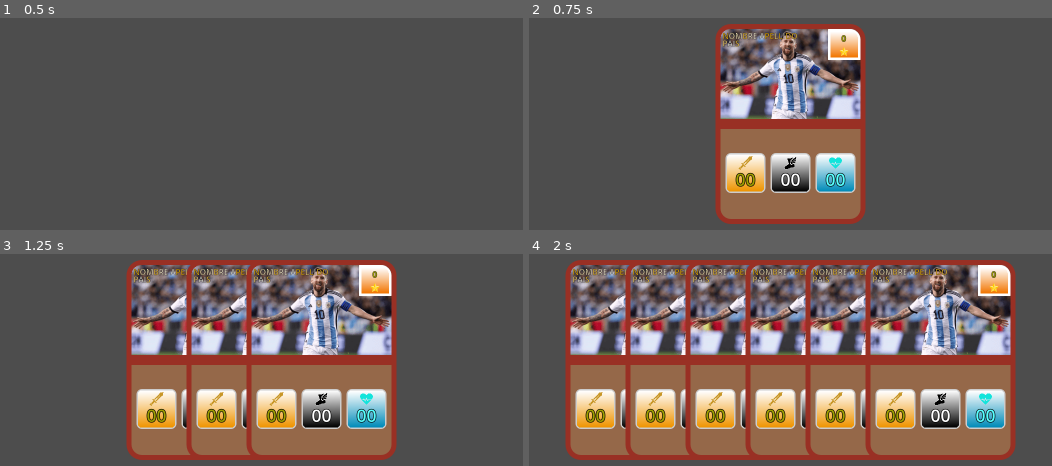
Above: before the commit, frames 1-4 (two rows, left to right).
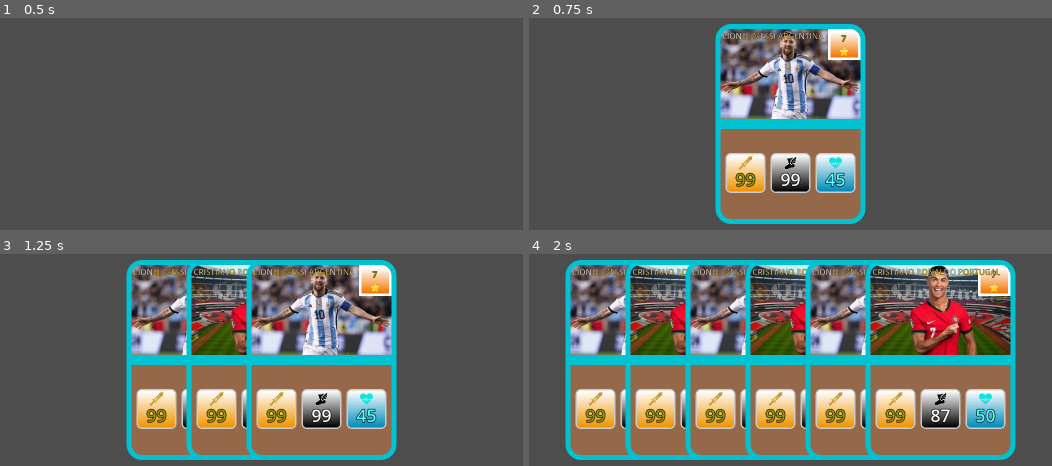
Above: after the commit, the same moments.

Repository: albanofazzito/Garayzar_Fazzito-Offside
Game: Godot game, scene res://Escenas/ManoDeCartas.tscn
Two runs of this game, one before a commit and one after it. Both use one fixed random seed, a clock stepped at 60 frames per second and the inputs below. This scene is started directly instead of the project's main scene.
Inputs:
- Up to frame 1 (0.5 s): no input
- Up to frame 2 (0.75 s): tap Enter at 0.5 s; tap Space at 0.6 s
- Up to frame 3 (1.25 s): tap Space at 0.77, 1.07 s
- Up to frame 4 (2 s): tap Space at 1.35, 1.52, 1.82 s

Frame 1 is identical in both runs. In frame 2, 5.4% of the frame differs, in the area x 35-65%, y 2-98%; in frame 3, 14%; in frame 4, 35%, in the area x 6-94%, y 2-98%.

Commit message:
Se añadio sistema de maso
Se añadio sistema de robar carta (prototipo)

Se añadio aprte de atras de carta (no fucional)

Diff:
--- a/offside/Escenas/Carta.tscn
+++ b/offside/Escenas/Carta.tscn
@@ -9,6 +9,8 @@
 [ext_resource type="Texture2D" uid="uid://do3w1fnkdcl2h" path="res://Sprites/Iconos/ataque-icon.png" id="5_tlt12"]
 [ext_resource type="Texture2D" uid="uid://6ypxqd7qx4or" path="res://Sprites/Iconos/velocidad-icon.png" id="6_u7gos"]
 [ext_resource type="Texture2D" uid="uid://rpqrohrpk3an" path="res://Sprites/Iconos/vida-icon.png" id="8_66sx7"]
+[ext_resource type="Shader" uid="uid://bmutbe1431b18" path="res://Escenas/CartaAtras.gdshader" id="10_b4dmy"]
+[ext_resource type="Texture2D" uid="uid://n3ew0v06rbao" path="res://Sprites/Paises/Argentina/Bandera/banderaArgentina.png" id="11_76m3i"]
 
 [sub_resource type="StyleBoxFlat" id="StyleBoxFlat_lrvte"]
 bg_color = Color(0.58321434, 0.40778616, 0.28473654, 1)
@@ -56,7 +58,7 @@
 shader_parameter/color_fin = Color(1, 1, 1, 1)
 
 [sub_resource type="StyleBoxFlat" id="StyleBoxFlat_66sx7"]
-bg_color = Color(0.95462483, 0.5308274, 0, 1)
+bg_color = Color(1, 0.7680485, 0.5867606, 1)
 border_width_left = 3
 border_width_top = 3
 border_width_right = 3
@@ -118,7 +120,12 @@
 fill_from = Vector2(0.53276354, 1)
 fill_to = Vector2(0.5099715, 0)
 
+[sub_resource type="ShaderMaterial" id="ShaderMaterial_yjb5q"]
+shader = ExtResource("10_b4dmy")
+shader_parameter/radio = 0.1
+
 [node name="Carta" type="Node2D" unique_id=1589700394]
+script = ExtResource("1_jopjk")
 
 [node name="Base" type="Panel" parent="." unique_id=57122258]
 anchors_preset = 8
@@ -133,7 +140,6 @@
 grow_horizontal = 2
 grow_vertical = 2
 theme_override_styles/panel = SubResource("StyleBoxFlat_lrvte")
-script = ExtResource("1_jopjk")
 
 [node name="Jugador" type="TextureRect" parent="Base" unique_id=238729905]
 material = SubResource("ShaderMaterial_mlirv")
@@ -378,3 +384,72 @@
 position = Vector2(40, 20)
 scale = Vector2(0.05, 0.05)
 texture = ExtResource("8_66sx7")
+
+[node name="BaseAtras" type="Panel" parent="." unique_id=1511881076]
+visible = false
+anchors_preset = 8
+anchor_left = 0.5
+anchor_top = 0.5
+anchor_right = 0.5
+anchor_bottom = 0.5
+offset_left = -150.0
+offset_top = -200.0
+offset_right = 150.0
+offset_bottom = 200.0
+grow_horizontal = 2
+grow_vertical = 2
+theme_override_styles/panel = SubResource("StyleBoxFlat_lrvte")
+
+[node name="Bandera" type="TextureRect" parent="BaseAtras" unique_id=2123071073]
+material = SubResource("ShaderMaterial_yjb5q")
+layout_mode = 1
+anchors_preset = -1
+anchor_right = 1.0
+anchor_bottom = 1.0
+offset_left = 10.0
+offset_top = 10.0
+offset_right = -10.0
+offset_bottom = -10.0
+texture = ExtResource("11_76m3i")
+expand_mode = 1
+stretch_mode = 1
+
+[node name="CajaEfecto" type="Panel" parent="BaseAtras" unique_id=1426963443]
+custom_minimum_size = Vector2(80, 80)
+layout_direction = 2
+layout_mode = 1
+anchors_preset = 7
+anchor_left = 0.5
+anchor_top = 1.0
+anchor_right = 0.5
+anchor_bottom = 1.0
+offset_left = -102.5
+offset_top = -164.0
+offset_right = 102.5
+offset_bottom = -40.0
+grow_horizontal = 2
+grow_vertical = 0
+size_flags_horizontal = 0
+size_flags_vertical = 4
+theme_override_styles/panel = SubResource("StyleBoxFlat_66sx7")
+
+[node name="Efecto" type="Label" parent="BaseAtras/CajaEfecto" unique_id=1801955924]
+layout_mode = 1
+anchors_preset = 8
+anchor_left = 0.5
+anchor_top = 0.5
+anchor_right = 0.5
+anchor_bottom = 0.5
+offset_left = -42.5
+offset_top = -51.5
+offset_right = 42.5
+offset_bottom = -2.5
+grow_horizontal = 2
+grow_vertical = 2
+theme_override_colors/font_color = Color(1, 0.72655636, 0.52120495, 1)
+theme_override_colors/font_outline_color = Color(0, 0, 0, 1)
+theme_override_constants/outline_size = 5
+theme_override_font_sizes/font_size = 15
+text = "Descripcion"
+horizontal_alignment = 1
+vertical_alignment = 1
--- /dev/null
+++ b/offside/Escenas/CartaAtras.gdshader
@@ -0,0 +1,14 @@
+shader_type canvas_item;
+
+uniform float radio: hint_range(0.0, 0.5) = 0.06;
+
+void fragment() {
+	vec2 uv = UV - 0.5;
+	vec2 size = vec2(0.5 - radio);
+	vec2 d = abs(uv) - size;
+	float dist = length(max(d, 0.0)) - radio;
+	if (dist > 0.0) {
+		discard;
+	}
+	COLOR = texture(TEXTURE, UV);
+}
--- a/offside/Scripts/Carta.gd
+++ b/offside/Scripts/Carta.gd
@@ -1,4 +1,6 @@
-extends Panel
+class_name Carta
+extends Node2D
+
 
 var COLORES_CALIDAD = {
 	JugadorData.Calidad.BRONCE: Color("#993024"),
@@ -14,17 +16,19 @@
 			actualizar_carta()
 
 func actualizar_carta():
-	$Jugador.texture = datos.foto
-	$InfoJugador.text = datos.info
-	$InfoJugadorBorde.text = datos.info
-	$RecipienteEstrellas/Coste.text = datos.estrellas
-	$Stats/CajaAtaque/NumeroAtaque.text = datos.stat_ataque
-	$Stats/CajaVelocidad/NumeroVelocidad.text = datos.stat_velocidad
-	$Stats/CajaDefensa/NumeroDefensa.text = datos.stat_vida
+	$Base/Jugador.texture = datos.foto
+	$Base/InfoJugador.text = datos.info
+	$Base/InfoJugadorBorde.text = datos.info
+	$Base/Stats/CajaAtaque/NumeroAtaque.text = str(datos.stat_ataque)
+	$Base/Stats/CajaVelocidad/NumeroVelocidad.text = str(datos.stat_velocidad)
+	$Base/Stats/CajaDefensa/NumeroDefensa.text = str(datos.stat_vida)
+	$Base/RecipienteEstrellas/Coste.text = str(datos.estrellas)
 	aplicarCalidad(datos.calidad)
 
 func aplicarCalidad(calidad: JugadorData.Calidad):
 	var color = COLORES_CALIDAD[calidad]
-	var estilo = get_theme_stylebox("panel").duplicate()
+	var Panel= $Base
+	var estilo = Panel.get_theme_stylebox("panel").duplicate()
 	estilo.border_color = color
-	add_theme_stylebox_override("panel", estilo)
+	Panel.add_theme_stylebox_override("panel", estilo)
+	$Base/Divisor.color= color
--- /dev/null
+++ b/offside/Scripts/JugadoresData/Messi.tres
@@ -0,0 +1,17 @@
+[gd_resource type="Resource" script_class="JugadorData" format=3 uid="uid://cv1ji10dv3pv4"]
+
+[ext_resource type="Texture2D" uid="uid://cmxkbnqmlrmk0" path="res://Sprites/Paises/Argentina/Futbolistas/Capitan/messi.png" id="1_5ama6"]
+[ext_resource type="Script" uid="uid://d32sgjinvbpge" path="res://Scripts/datosJugador.gd" id="1_ekx4s"]
+
+[resource]
+script = ExtResource("1_ekx4s")
+posicion = 3
+info = "LIONEL MESSI ARGENTINA"
+foto = ExtResource("1_5ama6")
+efecto = "\"Hace muchas cosas\""
+stat_ataque = 99
+stat_velocidad = 99
+stat_vida = 45
+estrellas = 7
+calidad = 3
+metadata/_custom_type_script = "uid://d32sgjinvbpge"
--- /dev/null
+++ b/offside/Scripts/JugadoresData/Ronaldo.tres
@@ -0,0 +1,17 @@
+[gd_resource type="Resource" script_class="JugadorData" format=3 uid="uid://bwu343jpq2t2v"]
+
+[ext_resource type="Script" uid="uid://d32sgjinvbpge" path="res://Scripts/datosJugador.gd" id="1_7umn8"]
+[ext_resource type="Texture2D" uid="uid://ckhua0tkp2wab" path="res://Sprites/Paises/Portugal/Futbolistas/Capitan/cr7.jpeg" id="1_8ycpx"]
+
+[resource]
+script = ExtResource("1_7umn8")
+posicion = 3
+info = "CRISTIANO RONALDO PORTUGAL"
+foto = ExtResource("1_8ycpx")
+efecto = "\"mete goles\""
+stat_ataque = 99
+stat_velocidad = 87
+stat_vida = 50
+estrellas = 7
+calidad = 3
+metadata/_custom_type_script = "uid://d32sgjinvbpge"
--- a/offside/Scripts/datosJugador.gd
+++ b/offside/Scripts/datosJugador.gd
@@ -1,7 +1,7 @@
 class_name JugadorData
 extends Resource
 enum Calidad { BRONCE, PLATA, ORO, CAPITAN }
-enum Posicion {ARQUERO, DEFENSOR, MEDIOCAMPISTA, }
+enum Posicion {ARQUERO, DEFENSOR, MEDIOCAMPISTA, DELANTERO}
 @export var posicion: Posicion= Posicion.ARQUERO
 @export var info: String= ""
 @export var foto: Texture2D
--- a/offside/Scripts/mano.gd
+++ b/offside/Scripts/mano.gd
@@ -2,6 +2,16 @@
 
 var cartas : Array = []
 var cartas_max: int = 7
+var maso: Array = []
+var maso_actual: Array = []
+
+func _ready():
+	var dir = DirAccess.open("res://Scripts/JugadoresData/")
+	for archivo in dir.get_files():
+		if archivo.ends_with(".tres"):
+			maso.append(archivo.replace(".tres", ""))
+	maso_actual = maso.duplicate()
+	maso_actual.shuffle()
 
 @export var angulo: float = 30.0
 @export var spaciado: float = 120.0
@@ -9,13 +19,26 @@
 var escenaCarta= load("res://Escenas/Carta.tscn")
 
 func _input(event: InputEvent) -> void:
-	if event is InputEventKey and cartas.size()<cartas_max   :
+	if event is InputEventKey and cartas.size()<cartas_max:
 		if event.keycode == KEY_SPACE and event.pressed:
-			agregar(escenaCarta)
+			agregar()
 
-func agregar(escenaCarta) -> void:
-	var carti = escenaCarta.instantiate()
+func cargar_jugador(nombre) -> JugadorData:
+	return load("res://Scripts/JugadoresData/" + nombre + ".tres")
+
+func robar_carta() -> String:
+	if maso_actual.is_empty():
+		maso_actual = maso.duplicate()
+		maso_actual.shuffle()
+	return maso_actual.pop_back()
+
+func agregar() -> void:
+	var nombre = robar_carta()
+	var datos = cargar_jugador(nombre)
+	var carti = escenaCarta.instantiate() as Carta
 	add_child(carti)
+	if datos:
+		carti.datos = datos
 	cartas.append(carti)
 	orden()
 
--- a/offside/Scripts/mano_de_cartas.gd
+++ /dev/null
@@ -1,27 +0,0 @@
-extends Node2D
-
-var cartas: Array = []
-var cartas_max: int = 7
-
-
-@export var angulo: float = 30.0
-@export var spaciado: float = 120.0
-
-func agregar(Carta : PackedScene) -> void:
-	var carti = Car   ta.instantiate()
-	add_child(carti)
-	cartas.append(carti)
-	orden()
-
-func sacar(Carta) -> void:
-	cartas.erase(Carta)
-	Carta.queue_free()
-	orden()
-
-func orden() -> void:
-	var count = cartas.size()
-	for i in count:
-		var Carta = cartas[i]
-		var offset = (i - (count - 1) / 2.0)
-		Carta.position.x = offset * spaciado
-		Carta.rotation = deg_to_rad(offset * angulo / count)
Not shown, added: offside/Escenas/CartaAtras.gdshader.uid
Not shown, removed: offside/Scripts/mano_de_cartas.gd.uid
Binary file added: offside/Sprites/Paises/Argentina/Bandera/banderaArgentina.png
Not shown, added: offside/Sprites/Paises/Argentina/Bandera/banderaArgentina.png.import
